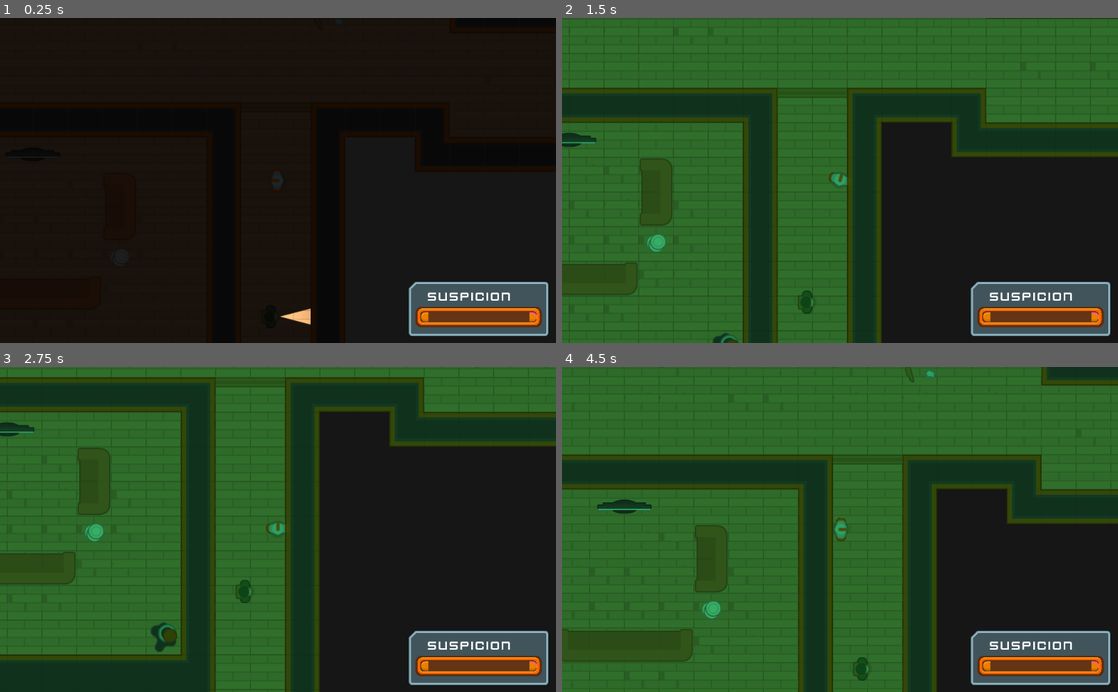
Above: before the commit, frames 1-4 (two rows, left to right).
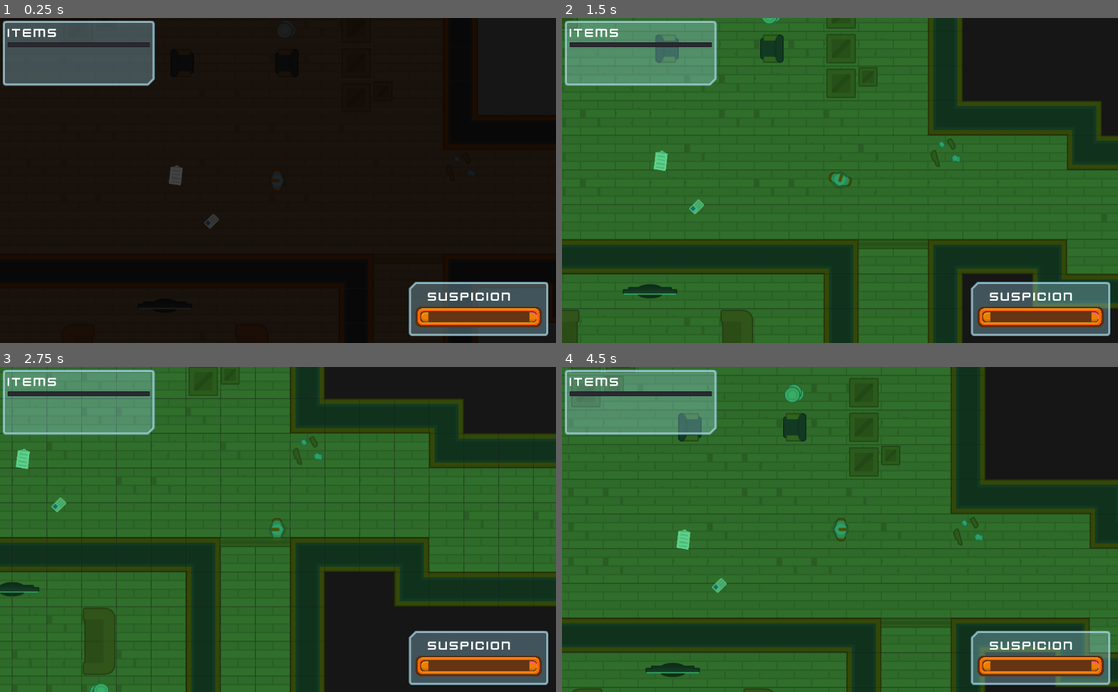
Above: after the commit, the same moments.

Repository: CharlExMachina/lab-escape
Game: Godot game, scene res://levels/Level 1.tscn
Same seed, same stepped clock (60 frames per second), same inputs: the game is played once before the commit and once after it.
Inputs (mouse positions are in pixels of both pictures, inside the frame that each line leads up to):
- Up to frame 1 (0.25 s): no input
- Up to frame 2 (1.5 s): tap Enter at 0.5 s; move the mouse to (962, 164) at 0.52 s; hold D (move_right) 0.53-1.28 s; tap E (toggle_vision_mode) at 0.6 s; move the mouse to (728, 196) at 1.27 s; hold S (move_down) from 1.28 s (still down); right-click (728, 196) at 1.35 s
- Up to frame 3 (2.75 s): tap E (toggle_vision_mode) at 1.55, 2.3 s; move the mouse to (333, 458) at 2.02 s; release S (move_down) at 2.03 s; hold D (move_right) from 2.03 s (still down); click (333, 458) at 2.1 s
- Up to frame 4 (4.5 s): move the mouse to (812, 594) at 2.77 s; release D (move_right) at 2.78 s; hold W (move_up) 2.78-3.53 s; tap Shift (toggle_box) at 2.85 s; tap E (toggle_vision_mode) at 3.05, 3.6, 4.35 s; move the mouse to (1006, 578) at 3.52 s; hold A (move_left) from 3.53 s (still down); move the mouse to (673, 480) at 4.27 s

The runs differ from the first frame. In frame 1, 5.9% of the frame differs, in the area x 0-85%, y 0-95%; in frame 2, 62%, in the area x 0-100%, y 0-100%; in frame 3, 53%; in frame 4, 54%.
Error in both runs: Invalid get index '0' (on base: 'PoolVector2Array'). (res://characters/SecurityGuard.gd:28)

Commit message:
Added ItemList for obtained access cards

Diff:
--- /dev/null
+++ b/Lab Escape/AccessCard.gd
@@ -0,0 +1,5 @@
+extends Area2D
+
+func _on_AccessCard_body_entered(body: Node) -> void:
+	body.collect_access_card()
+	queue_free()
--- a/Lab Escape/characters/Player.gd
+++ b/Lab Escape/characters/Player.gd
@@ -116,6 +116,12 @@
 		var computer = $Sprite/RayCast2D.get_collider()
 		emit_signal("use_computer")
 
+func collect_document() -> void:
+	pass
+
+func collect_access_card() -> void:
+	get_tree().call_group("ItemDisplay", "add_access_card")
+
 func _on_try_unlock(can_perform) -> void:
 	can_perform_actions = can_perform
 	$ActionTimer.start()
--- a/Lab Escape/interface/GUI.tscn
+++ b/Lab Escape/interface/GUI.tscn
@@ -9,6 +9,8 @@
 [ext_resource path="res://graphics/interface/bars_pack/orange/meter_bar_holder_left_edge_orange.png" type="Texture" id=7]
 [ext_resource path="res://graphics/interface/bars_pack/orange/meter_bar_holder_right_edge_orange.png" type="Texture" id=8]
 [ext_resource path="res://interface/SuspicionMeter.gd" type="Script" id=9]
+[ext_resource path="res://graphics/interface/glassPanel_cornerBR.png" type="Texture" id=10]
+[ext_resource path="res://interface/ItemList.gd" type="Script" id=12]
 
 [node name="GUI" type="CanvasLayer"]
 
@@ -21,7 +23,7 @@
 "_edit_use_anchors_": false
 }
 
-[node name="NinePatchRect" type="NinePatchRect" parent="Control"]
+[node name="SuspicionRegion" type="NinePatchRect" parent="Control"]
 anchor_left = 1.0
 anchor_top = 1.0
 anchor_right = 1.0
@@ -40,7 +42,7 @@
 "_edit_use_anchors_": false
 }
 
-[node name="SuspicionBar" type="VBoxContainer" parent="Control/NinePatchRect"]
+[node name="SuspicionBar" type="VBoxContainer" parent="Control/SuspicionRegion"]
 anchor_right = 1.0
 anchor_bottom = 1.0
 margin_left = 35.0
@@ -50,13 +52,13 @@
 "_edit_use_anchors_": false
 }
 
-[node name="SuspicionLabel" type="Label" parent="Control/NinePatchRect/SuspicionBar"]
+[node name="SuspicionLabel" type="Label" parent="Control/SuspicionRegion/SuspicionBar"]
 margin_top = 14.0
 margin_right = 187.0
 margin_bottom = 41.0
 text = "Suspicion"
 
-[node name="SuspicionMeter" type="TextureProgress" parent="Control/NinePatchRect/SuspicionBar" groups=[
+[node name="SuspicionMeter" type="TextureProgress" parent="Control/SuspicionRegion/SuspicionBar" groups=[
 "suspicion",
 ]]
 margin_top = 45.0
@@ -75,7 +77,7 @@
 "_edit_use_anchors_": false
 }
 
-[node name="BarEnd" type="TextureRect" parent="Control/NinePatchRect/SuspicionBar/SuspicionMeter"]
+[node name="BarEnd" type="TextureRect" parent="Control/SuspicionRegion/SuspicionBar/SuspicionMeter"]
 anchor_left = 1.0
 anchor_right = 1.0
 anchor_bottom = 1.0
@@ -87,7 +89,7 @@
 "_edit_use_anchors_": false
 }
 
-[node name="Edge" type="TextureRect" parent="Control/NinePatchRect/SuspicionBar/SuspicionMeter/BarEnd"]
+[node name="Edge" type="TextureRect" parent="Control/SuspicionRegion/SuspicionBar/SuspicionMeter/BarEnd"]
 anchor_right = 1.0
 anchor_bottom = 1.0
 texture = ExtResource( 5 )
@@ -96,7 +98,7 @@
 "_edit_use_anchors_": false
 }
 
-[node name="BarStart" type="TextureRect" parent="Control/NinePatchRect/SuspicionBar/SuspicionMeter"]
+[node name="BarStart" type="TextureRect" parent="Control/SuspicionRegion/SuspicionBar/SuspicionMeter"]
 anchor_bottom = 1.0
 margin_left = -23.3777
 margin_right = 0.622253
@@ -107,8 +109,49 @@
 "_edit_use_anchors_": false
 }
 
-[node name="Edge" type="TextureRect" parent="Control/NinePatchRect/SuspicionBar/SuspicionMeter/BarStart"]
+[node name="Edge" type="TextureRect" parent="Control/SuspicionRegion/SuspicionBar/SuspicionMeter/BarStart"]
 anchor_right = 1.0
 anchor_bottom = 1.0
 texture = ExtResource( 6 )
 expand = true
+
+[node name="ItemsRegion" type="NinePatchRect" parent="Control"]
+margin_left = 5.35144
+margin_top = 4.75682
+margin_right = 285.351
+margin_bottom = 124.757
+rect_min_size = Vector2( 280, 120 )
+texture = ExtResource( 10 )
+patch_margin_left = 15
+patch_margin_top = 15
+patch_margin_right = 15
+patch_margin_bottom = 15
+__meta__ = {
+"_edit_use_anchors_": false
+}
+
+[node name="VBoxContainer" type="VBoxContainer" parent="Control/ItemsRegion"]
+anchor_right = 1.0
+anchor_bottom = 1.0
+margin_left = 9.0
+margin_top = 9.0
+margin_right = -9.0
+margin_bottom = -9.0
+__meta__ = {
+"_edit_use_anchors_": false
+}
+
+[node name="ItemsLabel" type="Label" parent="Control/ItemsRegion/VBoxContainer"]
+margin_right = 262.0
+margin_bottom = 27.0
+text = "Items"
+
+[node name="ItemList" type="ItemList" parent="Control/ItemsRegion/VBoxContainer" groups=[
+"ItemDisplay",
+]]
+margin_top = 31.0
+margin_right = 262.0
+margin_bottom = 40.0
+auto_height = true
+icon_scale = 0.3
+script = ExtResource( 12 )
--- /dev/null
+++ b/Lab Escape/interface/ItemList.gd
@@ -0,0 +1,4 @@
+extends ItemList
+
+func add_access_card() -> void:
+	add_item("Access Card", load("res://graphics/props/genericItem_color_149.png"), false)
--- a/Lab Escape/interface/ui_theme.tres
+++ b/Lab Escape/interface/ui_theme.tres
@@ -31,3 +31,17 @@
 Button/styles/hover = SubResource( 1 )
 Button/styles/normal = ExtResource( 4 )
 Button/styles/pressed = SubResource( 2 )
+ItemList/colors/font_color = Color( 0.721569, 0.721569, 0.721569, 1 )
+ItemList/colors/font_color_selected = Color( 1, 1, 1, 1 )
+ItemList/colors/guide_color = Color( 0, 0, 0, 0.1 )
+ItemList/constants/hseparation = 4
+ItemList/constants/icon_margin = 4
+ItemList/constants/line_separation = 2
+ItemList/constants/vseparation = 2
+ItemList/fonts/font = null
+ItemList/styles/bg = null
+ItemList/styles/bg_focus = null
+ItemList/styles/cursor = null
+ItemList/styles/cursor_unfocused = null
+ItemList/styles/selected = null
+ItemList/styles/selected_focus = null
--- a/Lab Escape/levels/Level 1.tscn
+++ b/Lab Escape/levels/Level 1.tscn
@@ -6,6 +6,8 @@
 [ext_resource path="res://levels/props/Door.tscn" type="PackedScene" id=4]
 [ext_resource path="res://levels/props/LockedDoor.tscn" type="PackedScene" id=5]
 [ext_resource path="res://levels/props/Computer.tscn" type="PackedScene" id=6]
+[ext_resource path="res://levels/props/Document.tscn" type="PackedScene" id=7]
+[ext_resource path="res://levels/props/AccessCard.tscn" type="PackedScene" id=8]
 
 [sub_resource type="OccluderPolygon2D" id=1]
 polygon = PoolVector2Array( 12, 12, 12, 12, 4, 20, 4, 52, 60, 52, 60, 20, 52, 12 )
@@ -823,7 +825,7 @@
 position = Vector2( 2032.32, -1105.69 )
 
 [node name="Player" parent="." index="2"]
-position = Vector2( 2051.6, -303.924 )
+position = Vector2( 1808.08, -583.311 )
 
 [node name="SecurityGuard" parent="Guards" index="0" instance=ExtResource( 2 )]
 position = Vector2( 2038.31, -52.6646 )
@@ -839,4 +841,11 @@
 
 [node name="Computer" parent="." index="7" instance=ExtResource( 6 )]
 position = Vector2( 907.092, -104.967 )
+
+[node name="Document" parent="Documents" index="0" instance=ExtResource( 7 )]
+position = Vector2( 1619.69, -592.753 )
+
+[node name="AccessCard" parent="AccessCards" index="0" instance=ExtResource( 8 )]
+position = Vector2( 1685.76, -507.804 )
+[connection signal="toggle_vision_mode" from="Player" to="VisionMode" method="toggle_vision_mode"]
 [connection signal="combination_generated" from="Computer" to="LockedDoors/LockedDoor" method="_on_Computer_combination_generated"]
--- a/Lab Escape/levels/TemplateLevel.tscn
+++ b/Lab Escape/levels/TemplateLevel.tscn
@@ -42,5 +42,9 @@
 
 [node name="LockedDoors" type="Node" parent="."]
 
+[node name="Documents" type="Node" parent="."]
+
+[node name="AccessCards" type="Node" parent="."]
+
 [node name="GUI" parent="." instance=ExtResource( 4 )]
 [connection signal="toggle_vision_mode" from="Player" to="VisionMode" method="toggle_vision_mode"]
--- /dev/null
+++ b/Lab Escape/levels/props/AccessCard.tscn
@@ -0,0 +1,15 @@
+[gd_scene load_steps=4 format=2]
+
+[ext_resource path="res://levels/props/Document.tscn" type="PackedScene" id=1]
+[ext_resource path="res://AccessCard.gd" type="Script" id=2]
+[ext_resource path="res://graphics/props/genericItem_color_149.png" type="Texture" id=3]
+
+[node name="AccessCard" instance=ExtResource( 1 )]
+script = ExtResource( 2 )
+
+[node name="Sprite" parent="." index="1"]
+texture = ExtResource( 3 )
+
+[node name="Light2D" parent="." index="2"]
+texture = ExtResource( 3 )
+[connection signal="body_entered" from="." to="." method="_on_AccessCard_body_entered"]
--- /dev/null
+++ b/Lab Escape/levels/props/Document.gd
@@ -0,0 +1,5 @@
+extends Area2D
+
+func _on_Document_body_entered(body: Node) -> void:
+	body.collect_document()
+	queue_free()
--- /dev/null
+++ b/Lab Escape/levels/props/Document.tscn
@@ -0,0 +1,23 @@
+[gd_scene load_steps=4 format=2]
+
+[ext_resource path="res://graphics/props/genericItem_color_037.png" type="Texture" id=1]
+[ext_resource path="res://levels/props/Document.gd" type="Script" id=2]
+
+[sub_resource type="RectangleShape2D" id=1]
+extents = Vector2( 30.406, 38.9109 )
+
+[node name="Document" type="Area2D"]
+scale = Vector2( 0.3, 0.3 )
+collision_layer = 32
+script = ExtResource( 2 )
+
+[node name="CollisionShape2D" type="CollisionShape2D" parent="."]
+shape = SubResource( 1 )
+
+[node name="Sprite" type="Sprite" parent="."]
+texture = ExtResource( 1 )
+
+[node name="Light2D" type="Light2D" parent="."]
+texture = ExtResource( 1 )
+energy = 0.38
+[connection signal="body_entered" from="." to="." method="_on_Document_body_entered"]
--- a/Lab Escape/project.godot
+++ b/Lab Escape/project.godot
@@ -77,6 +77,7 @@
 2d_physics/layer_3="NPC"
 2d_physics/layer_4="Door"
 2d_physics/layer_5="Computer"
+2d_physics/layer_6="Collectables"
 
 [rendering]
 
Binary file added: Lab Escape/graphics/props/genericItem_color_037.png
Binary file added: Lab Escape/graphics/props/genericItem_color_149.png
Not shown: 1 places in Lab Escape/interface/GUI.tscn that only renumber resources
Not shown: 1 places in Lab Escape/levels/Level 1.tscn that only renumber resources
